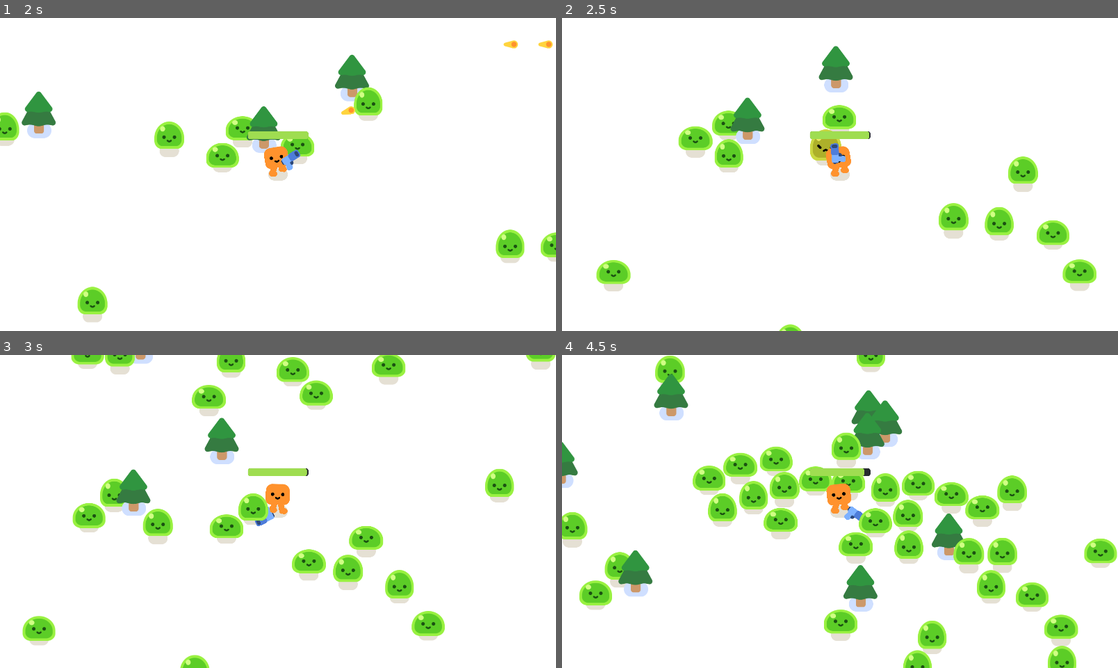
Above: before the commit, frames 1-4 (two rows, left to right).
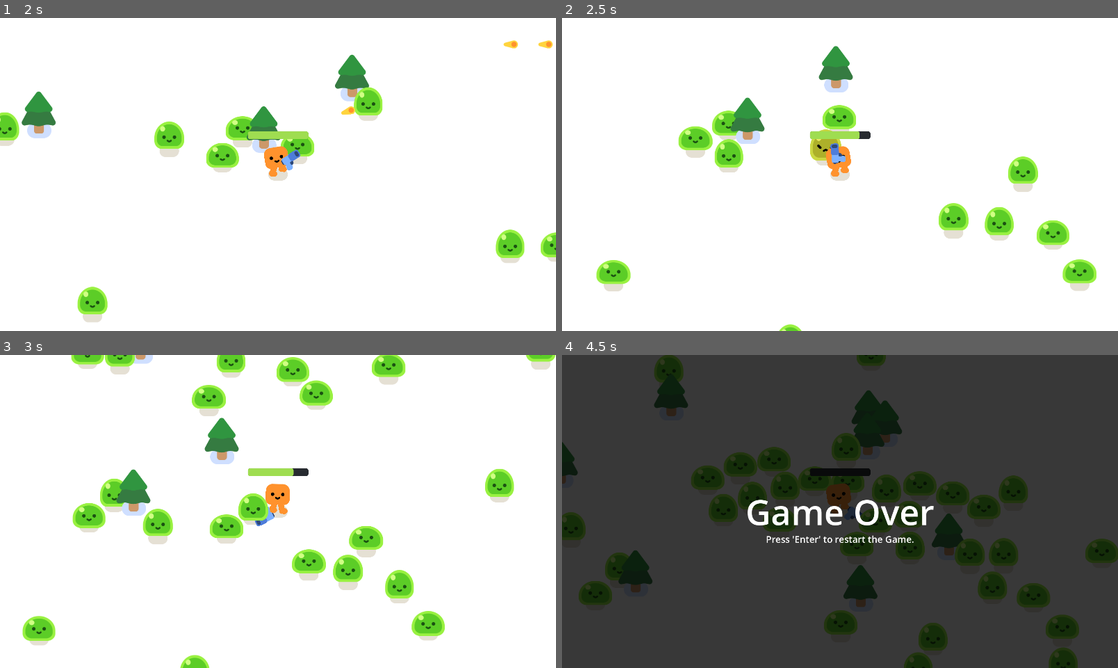
Above: after the commit, the same moments.

Repository: autrera/tutorial-survivors
Game: Godot game, scene res://survivors_game.tscn
Two runs of this game, one before a commit and one after it. Both use one fixed random seed, a clock stepped at 60 frames per second and the inputs below.
Inputs:
- Up to frame 1 (2 s): tap Enter at 0.5, 0.6, 1.35 s; hold D (move_right) 0.53-1.28 s; hold S (move_down) from 1.28 s (still down)
- Up to frame 2 (2.5 s): release S (move_down) at 2.03 s; hold D (move_right) from 2.03 s (still down); tap Enter at 2.1 s
- Up to frame 3 (3 s): release D (move_right) at 2.78 s; hold W (move_up) from 2.78 s (still down); tap Enter at 2.85 s
- Up to frame 4 (4.5 s): release W (move_up) at 3.53 s; hold A (move_left) from 3.53 s (still down); tap Enter at 3.6, 4.35 s

Frame 1 is identical in both runs. In frame 2, less than 0.1% of the frame differs, in the area x 53-56%, y 36-39%; in frame 3, less than 0.1%; in frame 4, 100%, in the area x 0-100%, y 0-100%.

Commit message:
Make the game restart with enter after game over

Diff:
--- /dev/null
+++ b/game_over.gd
@@ -0,0 +1,7 @@
+extends CanvasLayer
+
+func _input(event):
+	if event is InputEventKey and event.pressed:
+		if event.keycode == KEY_ENTER:
+			get_tree().paused = false
+			get_tree().reload_current_scene()
--- a/player.gd
+++ b/player.gd
@@ -14,7 +14,7 @@
 	else:
 		%HappyBoo.play_idle_animation()
 
-	const DAMAGE_RATE = 5.0
+	const DAMAGE_RATE = 50.0
 	var overlapping_mobs = %HurtBox.get_overlapping_bodies()
 	if overlapping_mobs.size() > 0:
 		health -= DAMAGE_RATE * overlapping_mobs.size() * delta
--- a/survivors_game.tscn
+++ b/survivors_game.tscn
@@ -1,8 +1,9 @@
-[gd_scene load_steps=5 format=3 uid="uid://daro2cvyibfdi"]
+[gd_scene load_steps=6 format=3 uid="uid://daro2cvyibfdi"]
 
 [ext_resource type="PackedScene" uid="uid://g1kg6i5rcube" path="res://player.tscn" id="1_3cish"]
 [ext_resource type="Script" uid="uid://cfdll8abcb06d" path="res://survivors_game.gd" id="1_qqaft"]
 [ext_resource type="PackedScene" uid="uid://c1om26xh66pto" path="res://pine_tree.tscn" id="2_y3pti"]
+[ext_resource type="Script" uid="uid://bdmw2msyqmdrb" path="res://game_over.gd" id="4_qqaft"]
 
 [sub_resource type="Curve2D" id="Curve2D_l26od"]
 _data = {
@@ -63,7 +64,9 @@
 
 [node name="GameOver" type="CanvasLayer" parent="."]
 unique_name_in_owner = true
+process_mode = 2
 visible = false
+script = ExtResource("4_qqaft")
 
 [node name="ColorRect" type="ColorRect" parent="GameOver"]
 anchors_preset = 15
@@ -89,5 +92,21 @@
 theme_override_font_sizes/font_size = 120
 text = "Game Over"
 
+[node name="Label2" type="Label" parent="GameOver/ColorRect"]
+layout_mode = 1
+anchors_preset = 8
+anchor_left = 0.5
+anchor_top = 0.5
+anchor_right = 0.5
+anchor_bottom = 0.5
+offset_left = -256.0
+offset_top = 73.0
+offset_right = 256.0
+offset_bottom = 118.0
+grow_horizontal = 2
+grow_vertical = 2
+theme_override_font_sizes/font_size = 32
+text = "Press 'Enter' to restart the Game."
+
 [connection signal="health_depleted" from="Player" to="." method="_on_player_health_depleted"]
 [connection signal="timeout" from="Timer" to="." method="_on_timer_timeout"]
Not shown, added: game_over.gd.uid
